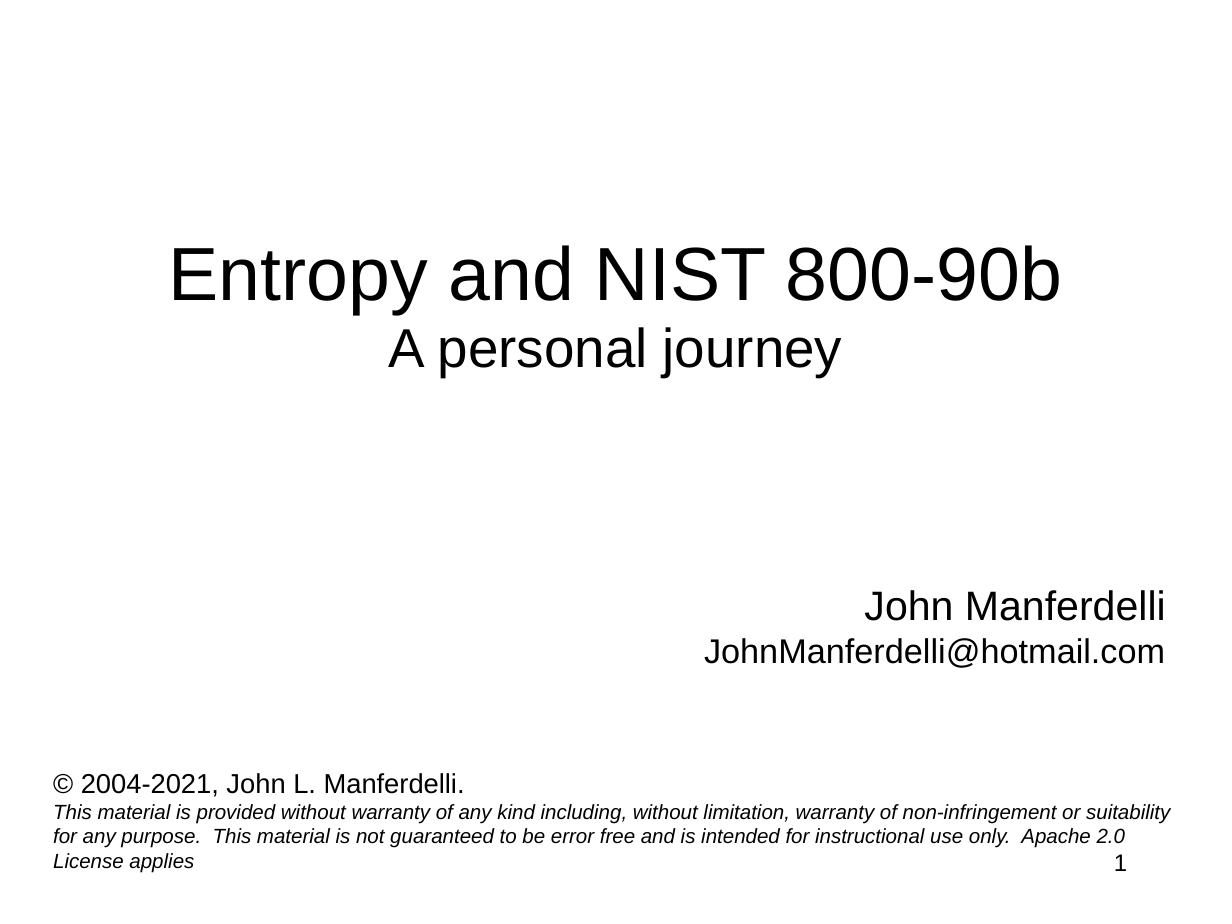
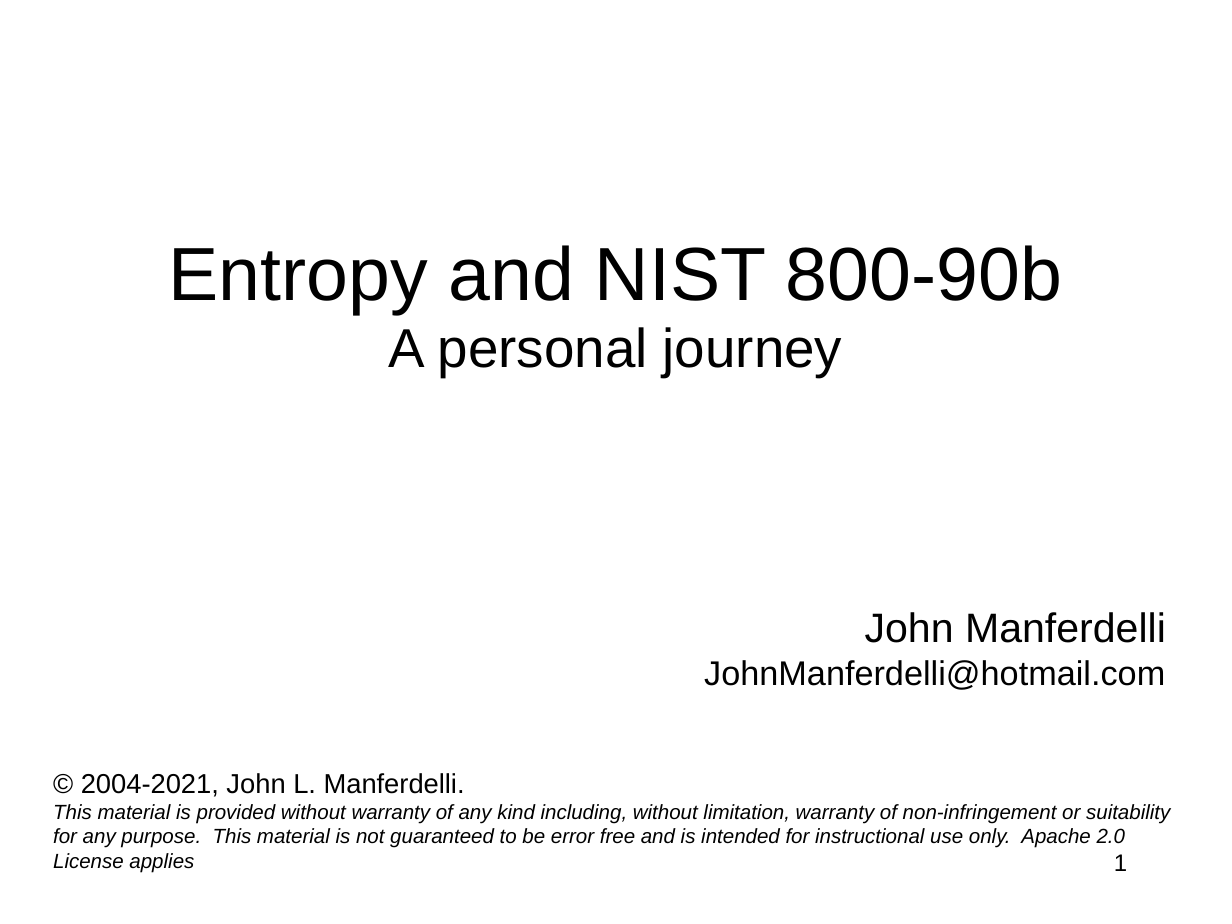
Before and after one commit to jlmucb/class_notes, a slide deck: slide 1 of BerkeleyClass/CS290Spring2013/Lectures/entropy_talk.pptx. Drawn at 1232x924 pixels with LibreOffice and Linux fonts; fonts in the diff are those of the drawing. Boxes give left, top, right and bottom in pixels: in the first picture for what was removed or moved away, otherwise in the second. Text is boxed around its words. In the diff, an @@ line names an element or a change of style, - is before the commit and + after.

```diff
--- a/BerkeleyClass/CS290Spring2013/Lectures/entropy_talk.pptx
+++ b/BerkeleyClass/CS290Spring2013/Lectures/entropy_talk.pptx
@@ text "John Manferdelli": place and size @@
-text "John Manferdelli" at bbox=[704, 590, 1166, 668]
+text "John Manferdelli" at bbox=[704, 612, 1166, 690]
```
Also in this commit, not shown: 1 other slide changed, 3 slides added, 1 other file.
